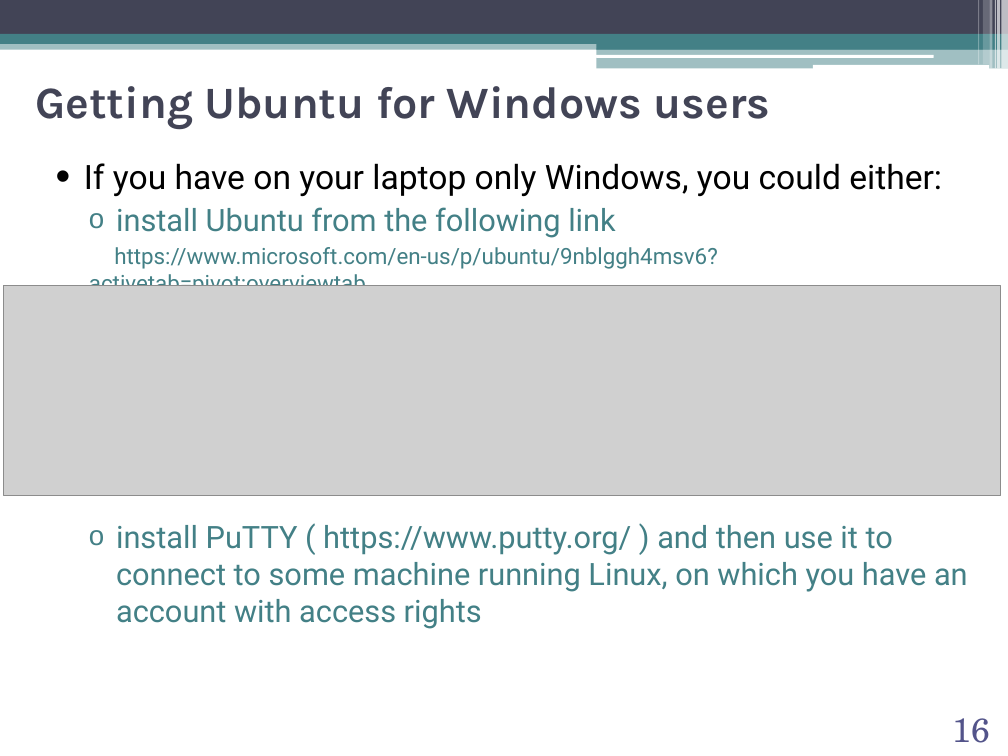
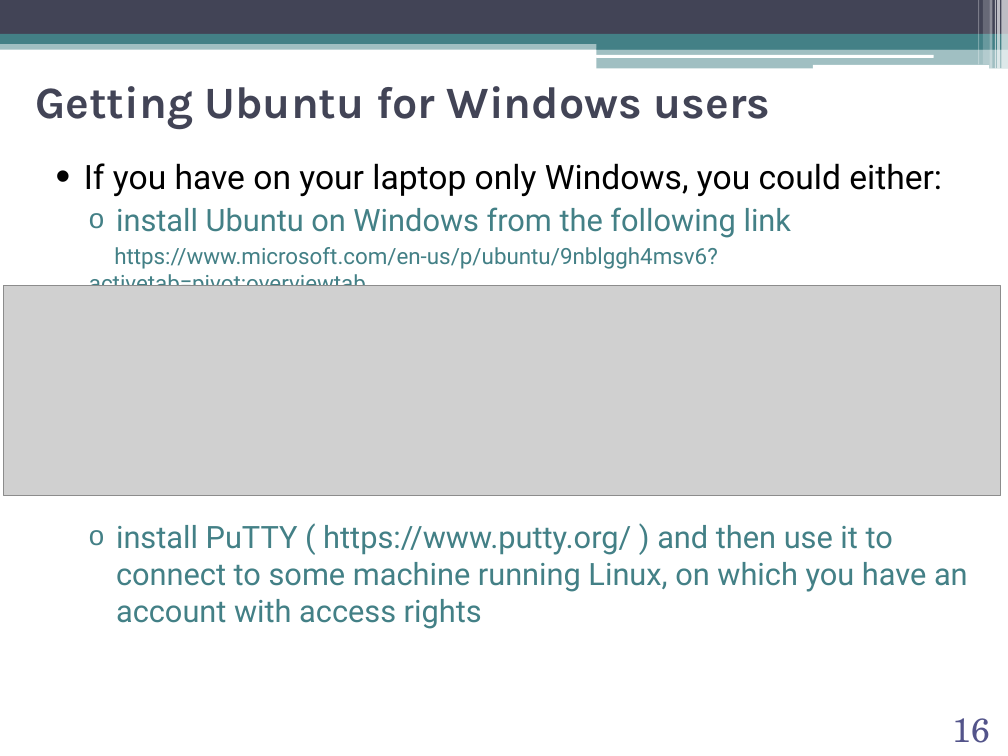
Before and after one commit to abilandz/PH8124, a slide deck: slide 16 of Lecture_1/ABilandzic_PH8124_SS2020_0c.pptx. Drawn at 1008x756 pixels with LibreOffice and Linux fonts; fonts in the diff are those of the drawing; grey boxes stand for pictures; background and template pictures are left out. Boxes give left, top, right and bottom in pixels: in the first picture for what was removed or moved away, otherwise in the second. Text is boxed around its words. In the diff, an @@ line names an element or a change of style, - is before the commit and + after.

```diff
--- a/Lecture_1/ABilandzic_PH8124_SS2020_0c.pptx
+++ b/Lecture_1/ABilandzic_PH8124_SS2020_0c.pptx
@@ text at (116,207,791,238): text changed @@
-  o install Ubuntu from the following link
+  o install Ubuntu on Windows from the following link
```
Also in this commit, not shown: 16 other slides changed, 3 other files.
